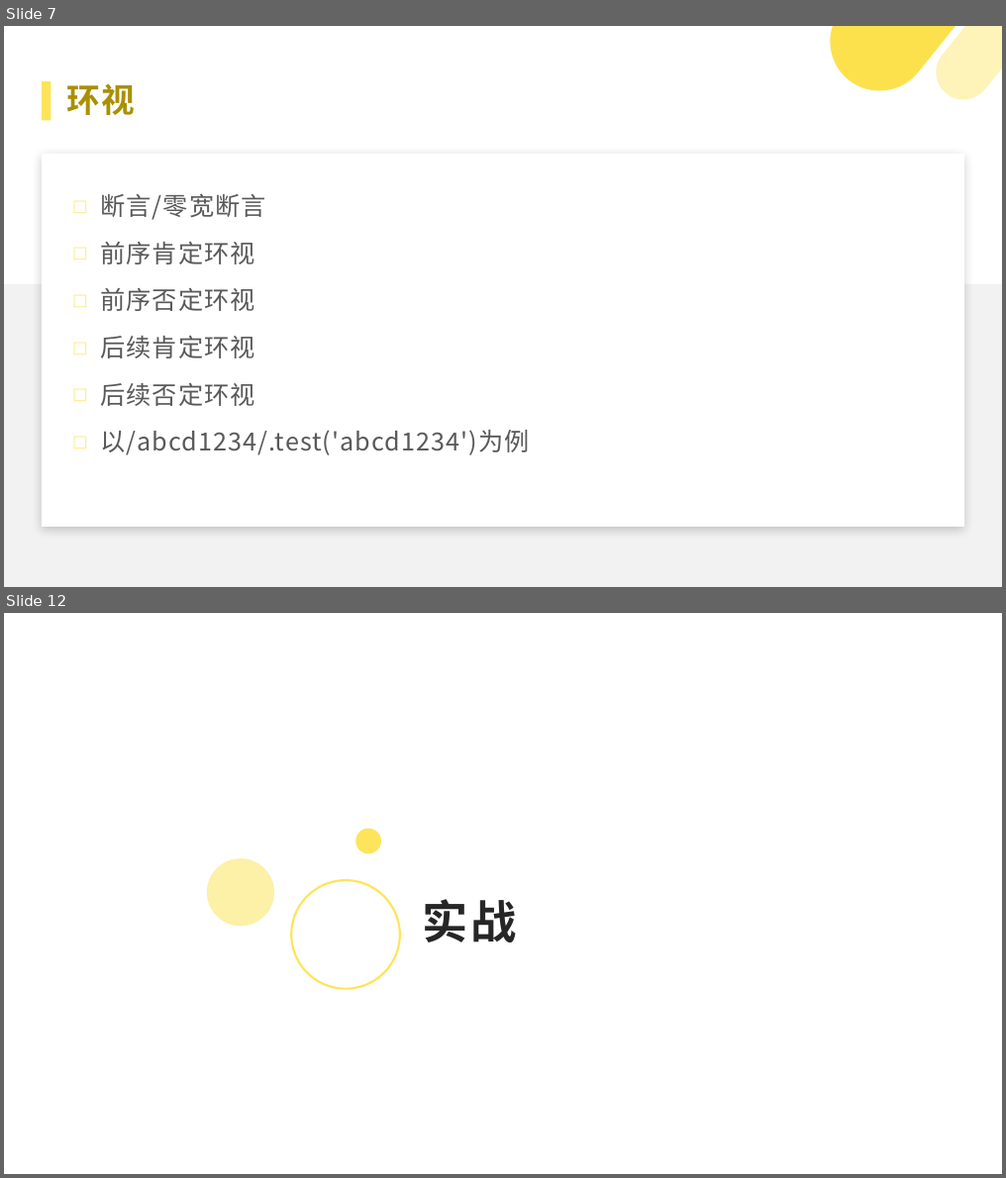
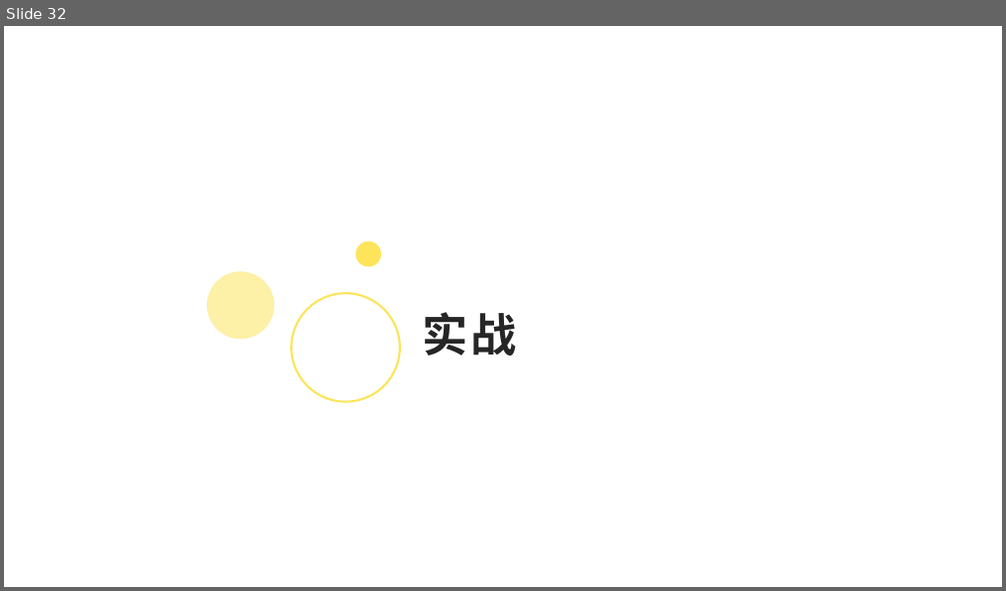
Before and after one commit to 382615666/note, a slide deck: 科普.pptx. Shown one above the other, each under a label of ours: slides 7 and 12 before the commit, slide 32 after it; the slides between them are not shown. The pictures are 1006x1178 and 1006x591 pixels, drawn with LibreOffice and Linux fonts; fonts in the diff are those of the drawing. Boxes give left, top, right and bottom in pixels: in the first picture for what was removed or moved away, otherwise in the second. Text is boxed around its words. In the diff, an @@ line names an element or a change of style, - is before the commit and + after.

```diff
--- a/科普.pptx
+++ b/科普.pptx
@@ slide 7 removed at [4,26,1002,587], background #FFFFFF @@
@@ freeform shape removed at [813,26,956,111] @@
@@ freeform shape removed at [925,26,1002,111] @@
@@ rectangle removed at [42,81,52,120] @@
@@ text removed at [67,83,136,115] @@
-环视
@@ rectangle removed at [42,154,964,528] @@
@@ text removed at [100,193,529,456] @@
-◻ 断言/零宽断言
-◻ 前序肯定环视
-◻ 前序否定环视
-◻ 后续肯定环视
-◻ 后续否定环视
-◻ 以/abcd1234/.test('abcd1234')为例
@@ rectangle removed at [4,284,1002,587] @@
@@ what was slide 12 is now slide 32 @@
```
Also in this commit, not shown: 12 slides changed, 26 slides added, 5 other slides removed, 2 other files.
